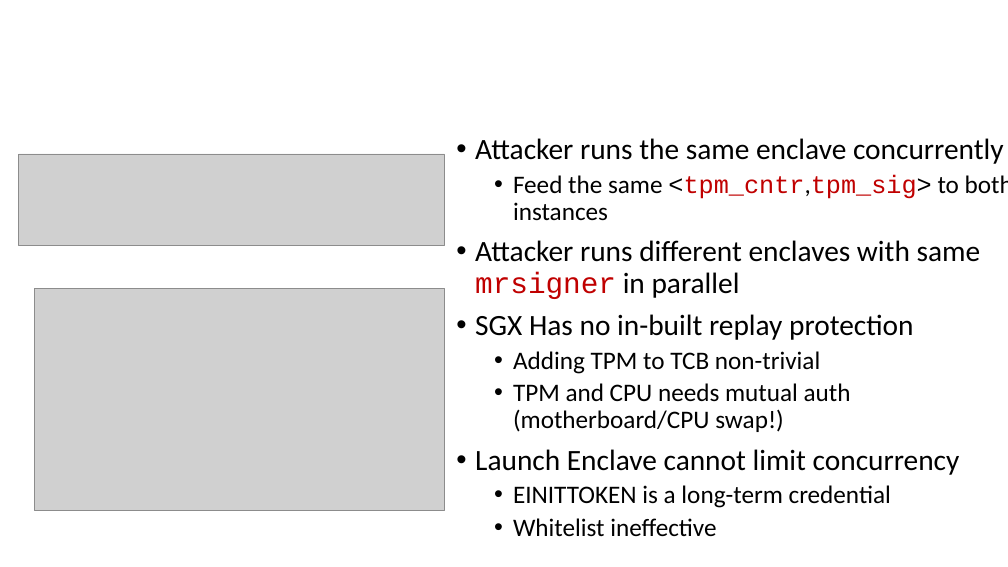
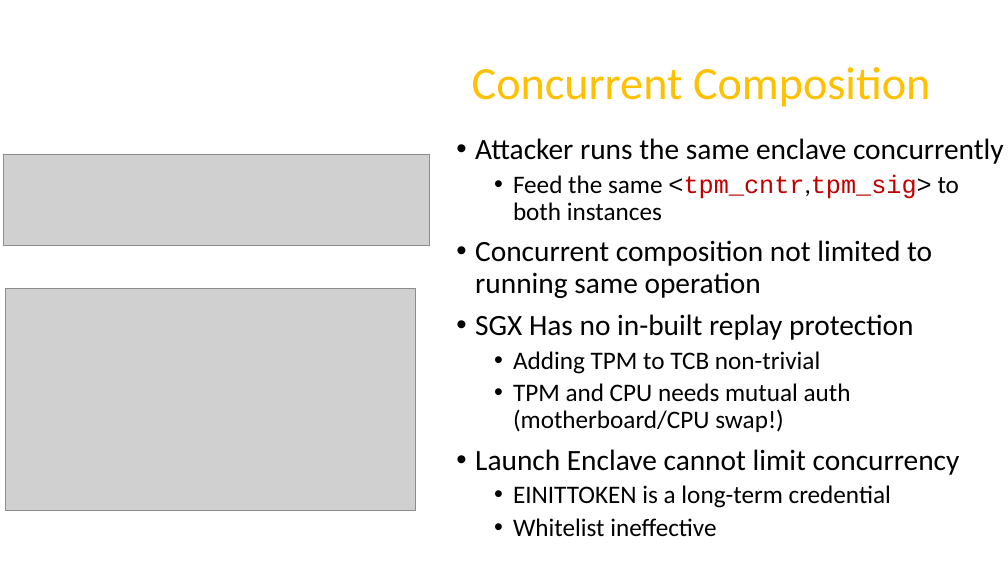
Before and after one commit to axelexic/sgx_remote_attestation_bh_17, a slide deck: slide 5 of presentation/us-17-Swami-SGX-Remote-Attestation-Is-Not-Sufficient.pptx. Drawn at 1008x567 pixels with LibreOffice and Linux fonts; fonts in the diff are those of the drawing; grey boxes stand for pictures; background and template pictures are left out. Boxes give left, top, right and bottom in pixels: in the first picture for what was removed or moved away, otherwise in the second. Text is boxed around its words. In the diff, an @@ line names an element or a change of style, - is before the commit and + after.

```diff
--- a/presentation/us-17-Swami-SGX-Remote-Attestation-Is-Not-Sufficient.pptx
+++ b/presentation/us-17-Swami-SGX-Remote-Attestation-Is-Not-Sufficient.pptx
@@ title "Concurrent Composition" at [472,67,930,107]: text colour #FFFFFF to #FFC000 @@
@@ picture: place and size @@
-picture at [19,154,445,246]
+picture at [4,154,430,246]
@@ text at [475,240,932,298]: text changed @@
-• Attacker runs different enclaves with same mrsigner in parallel
+• Concurrent composition not limited to running same operation
@@ picture: place and size @@
-picture at [35,288,445,510]
+picture at [6,288,416,510]
```
Also in this commit, not shown: 15 other slides changed, 1 slide added, 2 slides removed, 3 other files.
